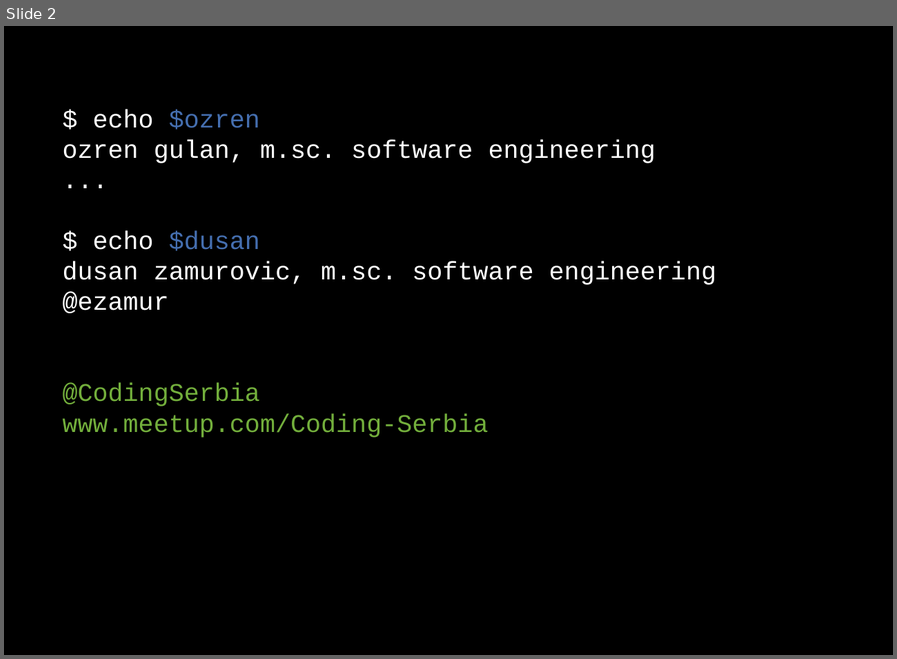
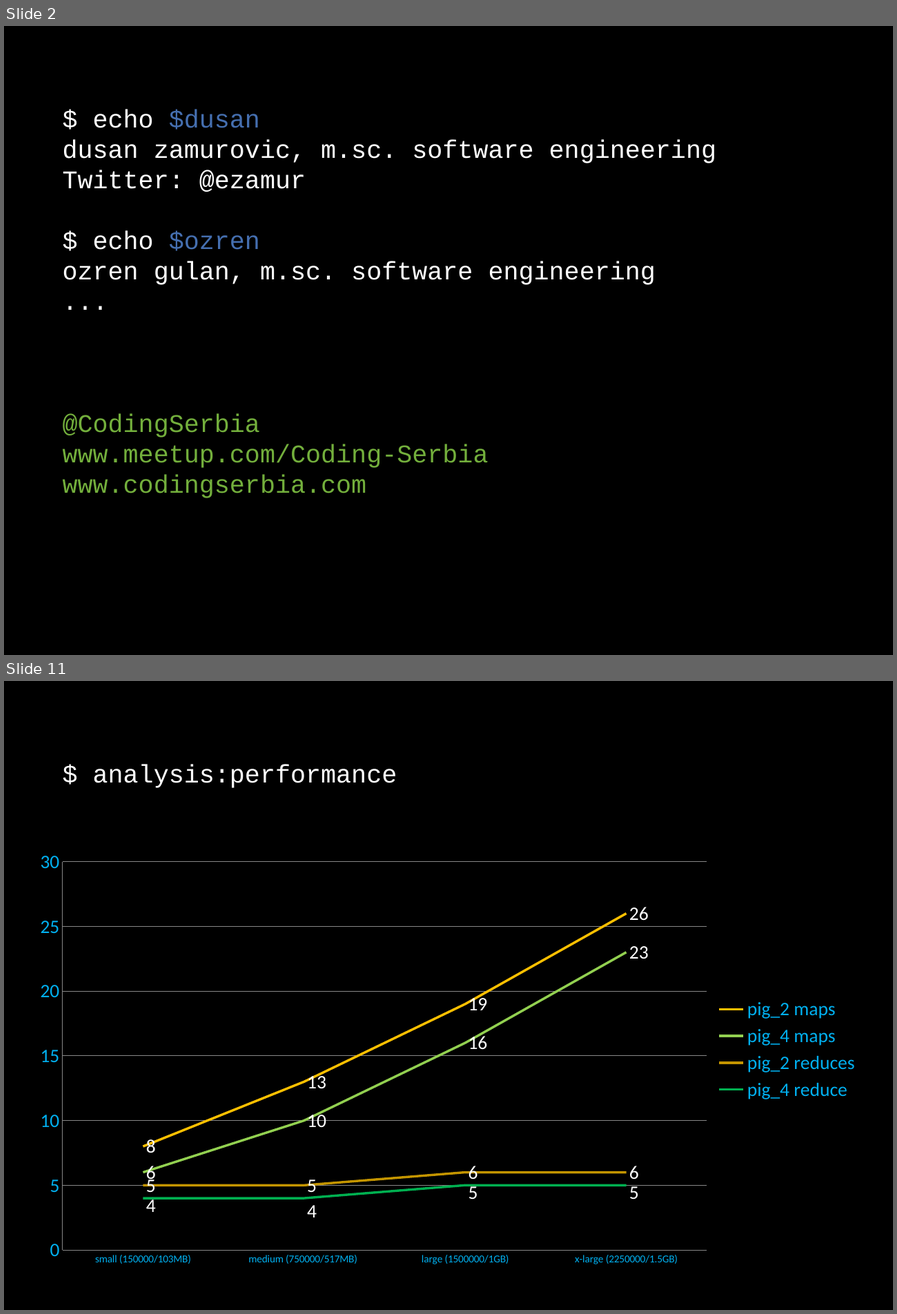
Before and after one commit to dzamurovic/coding-serbia-2014, a slide deck: coding-serbia.pptx. Shown one above the other, each under a label of ours: slide 2 before the commit, slides 2 and 11 after it; the slides between them are not shown. The pictures are 897x659 and 897x1314 pixels, drawn with LibreOffice and Linux fonts; fonts in the diff are those of the drawing. Boxes give left, top, right and bottom in pixels: in the first picture for what was removed or moved away, otherwise in the second. Text is boxed around its words. In the diff, an @@ line names an element or a change of style, - is before the commit and + after.

```diff
--- a/coding-serbia.pptx
+++ b/coding-serbia.pptx
@@ slide 11 added at box(4, 681, 893, 1310), background #000000 @@
@@ rectangle added at box(47, 750, 855, 827), fill #000000, outline #000000 2 pt, 24 pt, text #FFFFFF @@
+$ analysis:performance
@@ line chart added at box(35, 822, 868, 1276) @@
+categories: small (150000/103MB), medium (750000/517MB) , large (1500000/1GB), x-large (2250000/1.5GB)
+pig_2 maps: 8, 13, 19, 26
+pig_4 maps: 6, 10, 16, 23
+pig_2 reduces: 5, 5, 6, 6
+pig_4 reduce: 4, 4, 5, 5
@@ slide 2 changed as well @@
@@ rectangle "$ echo $dusan": place and size @@
-rectangle "$ echo $dusan" at box(47, 95, 855, 448)
+rectangle "$ echo $dusan" at box(47, 95, 855, 540)
@@ text in rectangle at box(63, 109, 716, 192): paragraphs added @@
+$ echo $dusan
+dusan zamurovic, m.sc. software engineering
+Twitter: @ezamur
@@ text in rectangle at box(63, 231, 716, 313): paragraphs removed @@
-$ echo $dusan
-dusan zamurovic, m.sc. software engineering
-@ezamur
@@ text in rectangle at box(63, 474, 367, 498): paragraph added @@
+www.codingserbia.com
```
Also in this commit, not shown: 2 other slides changed, 10 other slides added, 4 slides removed, 3 other files.
